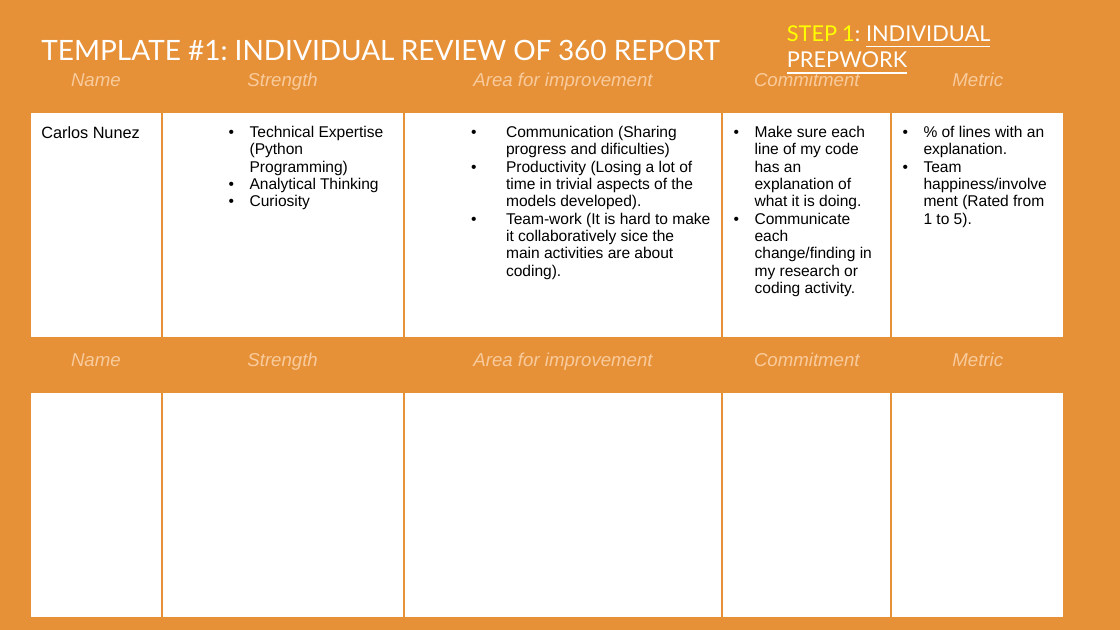
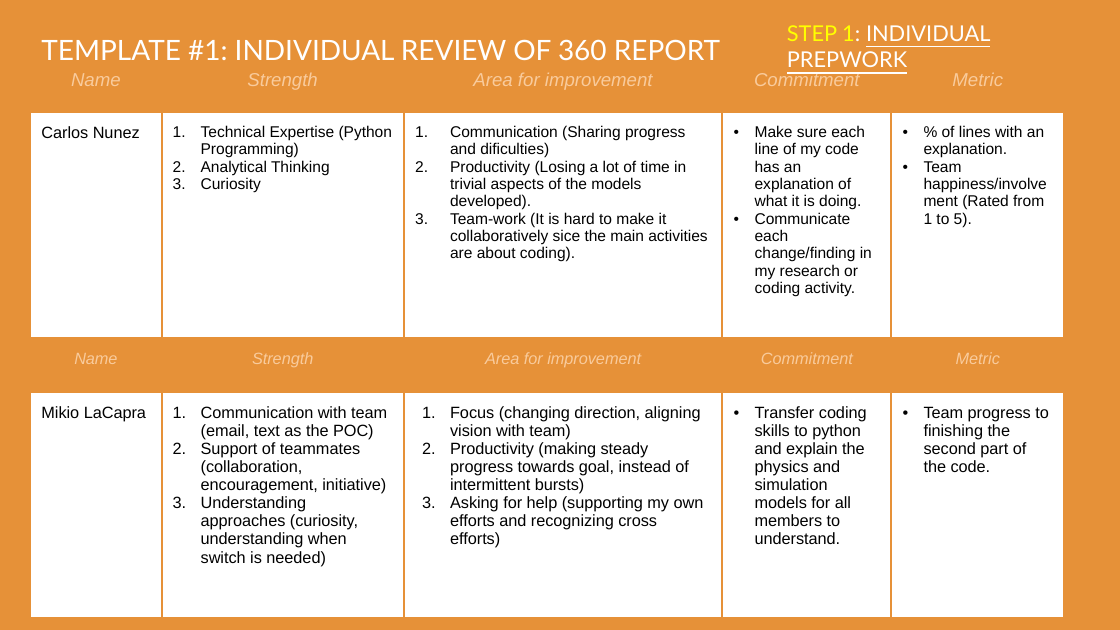
Before and after one commit to carlosnunezc94/Fire_Technologies, a slide deck: slide 8 of ENGIN_270K_Coaching/Module_1/E270K_Module_1.pptx. Drawn at 1120x630 pixels with LibreOffice and Linux fonts; fonts in the diff are those of the drawing. Boxes give left, top, right and bottom in pixels: in the first picture for what was removed or moved away, otherwise in the second. Text is boxed around its words. In the diff, an @@ line names an element or a change of style, - is before the commit and + after.

Commit message:
presentation update

```diff
--- a/ENGIN_270K_Coaching/Module_1/E270K_Module_1.pptx
+++ b/ENGIN_270K_Coaching/Module_1/E270K_Module_1.pptx
@@ table at [30,58,1063,338] @@
@@ bullet • to 1. @@
@@ table at [30,338,1063,618] @@
-row 2:  |  |  |  | 
+row 2: Mikio LaCapra | Communication with team (email, text as the POC) / Support of teammates (collaboration, encouragement, initiative) / Understanding approaches (curiosity, understanding when switch is needed) | Focus (changing direction, aligning vision with team) / Productivity (making steady progress towards goal, instead of intermittent bursts) / Asking for help (supporting my own efforts and recognizing cross efforts) | Transfer coding skills to python and explain the physics and simulation models for all members to understand. | Team progress to finishing the second part of the code.
@@ size 12 to 10.5 pt in "Name", "Strength", "Area for improvement", "Commitment" and 1 more places @@
```
Also in this commit, not shown: 1 other slide changed, 1 slide removed.
